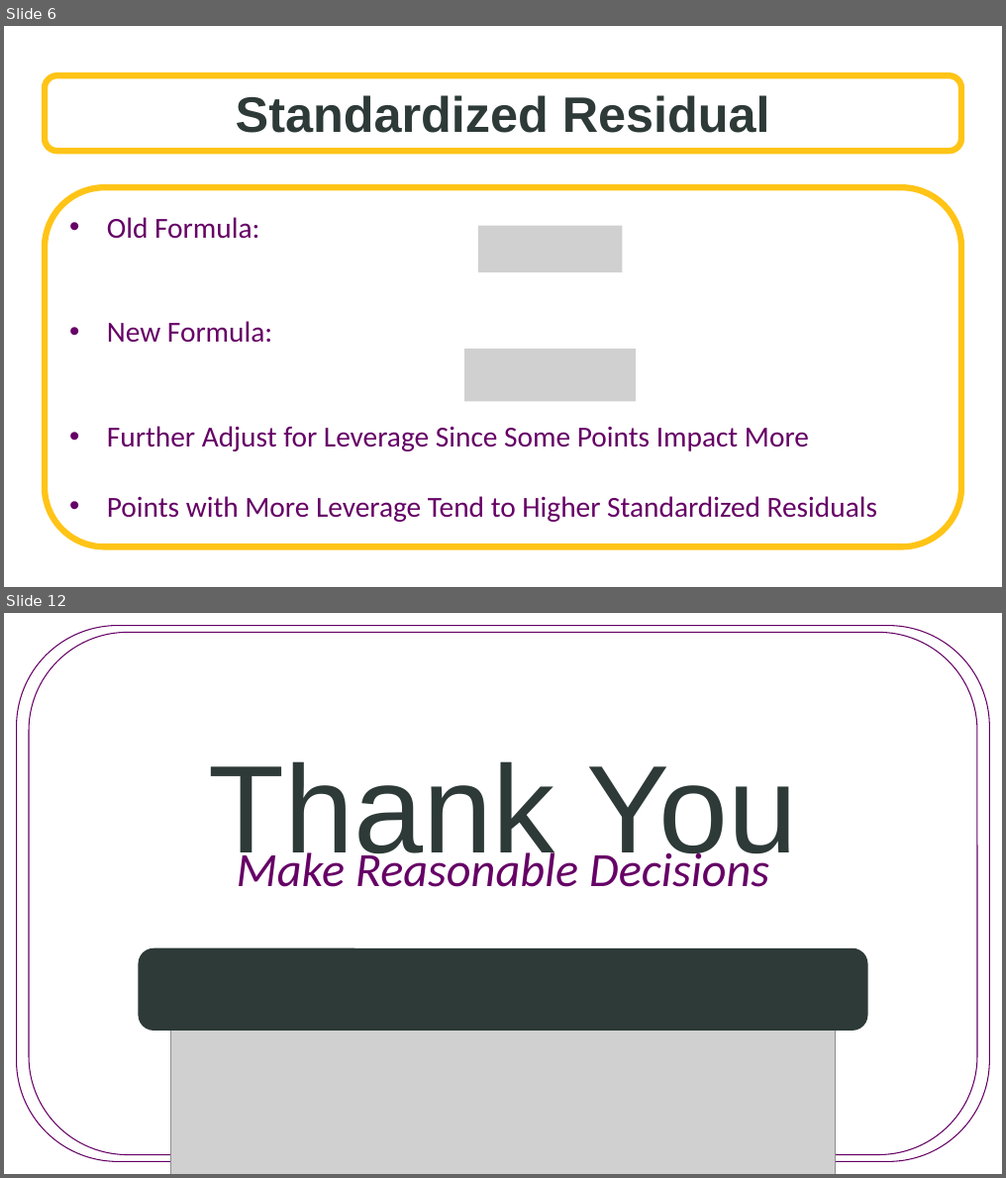
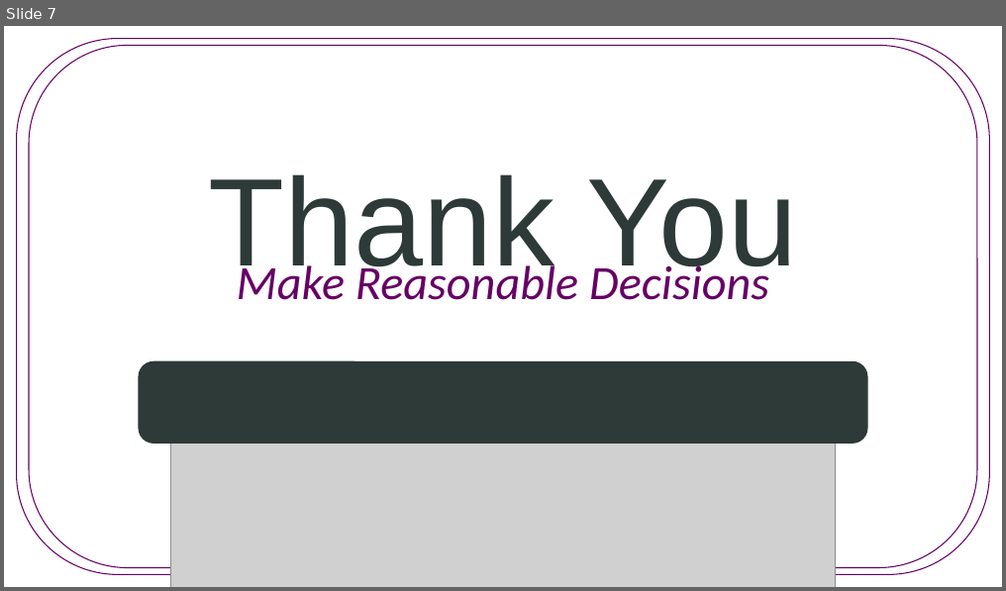
Before and after one commit to SuperMarioGiacomazzo/STOR455_WEBSITE, a slide deck: Lectures/11 - Regression and Correlation.pptx. Shown one above the other, each under a label of ours: slides 6 and 12 before the commit, slide 7 after it; the slides between them are not shown. The pictures are 1006x1178 and 1006x591 pixels, drawn with LibreOffice and Linux fonts; fonts in the diff are those of the drawing; grey boxes stand for pictures; background and template pictures are left out. Boxes give left, top, right and bottom in pixels: in the first picture for what was removed or moved away, otherwise in the second. Text is boxed around its words. In the diff, an @@ line names an element or a change of style, - is before the commit and + after.

```diff
--- a/Lectures/11 - Regression and Correlation.pptx
+++ b/Lectures/11 - Regression and Correlation.pptx
@@ slide 6 removed at (x1=4, y1=26, x2=1002, y2=587), background picture (left out) @@
@@ rounded rectangle removed at (x1=45, y1=76, x2=961, y2=151) @@
-Standardized Residual
@@ rounded rectangle removed at (x1=45, y1=187, x2=961, y2=547) @@
-• Old Formula:
-• New Formula:
-• Further Adjust for Leverage Since Some Points Impact More
-• Points with More Leverage Tend to Higher Standardized Residuals
@@ picture removed at (x1=478, y1=226, x2=623, y2=274) @@
@@ picture removed at (x1=464, y1=350, x2=636, y2=402) @@
@@ what was slide 12 is now slide 7 @@
```
Also in this commit, not shown: 1 slide changed, 5 slides added, 9 other slides removed, 8 other files.
